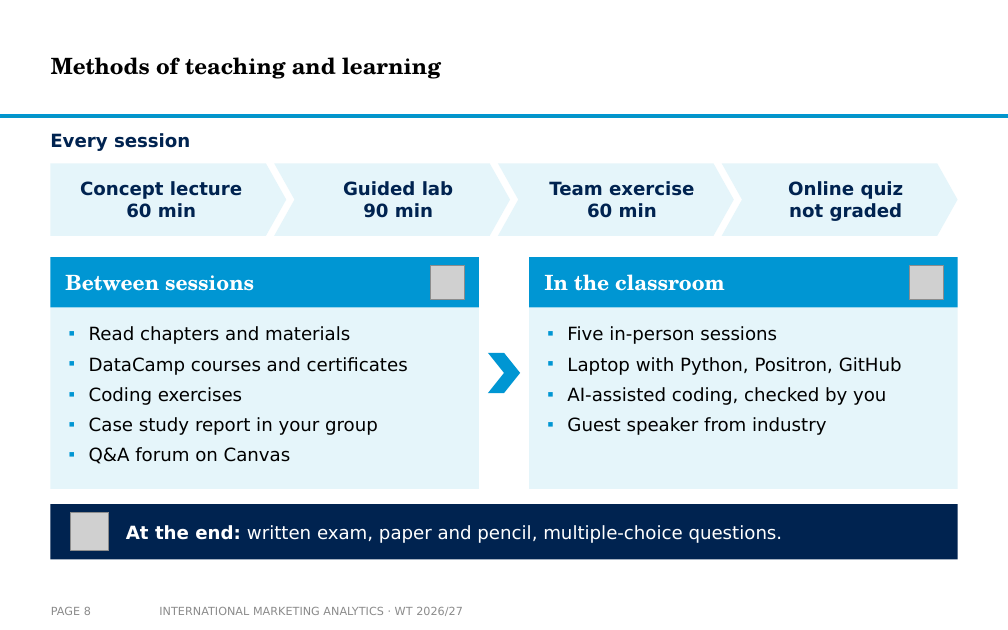
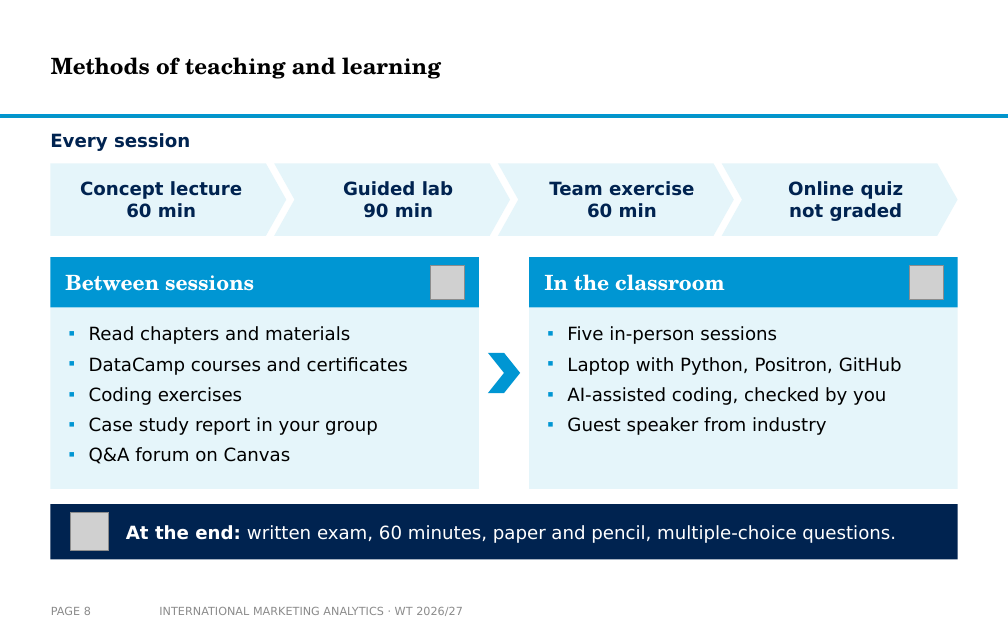
Before and after one commit to arnefloh-wu/International-Marketing-Analytics, a slide deck: slide 8 of slides/00a_course-content-and-style_WT26-27.pptx. Drawn at 1008x630 pixels with LibreOffice and Linux fonts; fonts in the diff are those of the drawing; grey boxes stand for pictures; background and template pictures are left out. Boxes give left, top, right and bottom in pixels: in the first picture for what was removed or moved away, otherwise in the second. Text is boxed around its words. In the diff, an @@ line names an element or a change of style, - is before the commit and + after.

```diff
--- a/slides/00a_course-content-and-style_WT26-27.pptx
+++ b/slides/00a_course-content-and-style_WT26-27.pptx
@@ text at (126, 525, 896, 543): text changed @@
-At the end: written exam, paper and pencil, multiple-choice questions.
+At the end: written exam, 60 minutes, paper and pencil, multiple-choice questions.
```
Also in this commit, not shown: 4 other slides changed, 2 other files.
